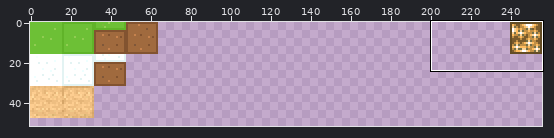
Edited in one commit: sprite sheet (assets/textures/blocks.png). The picture above shows the old version from afar; the outline marks the close-up.
Close-up. Old version:
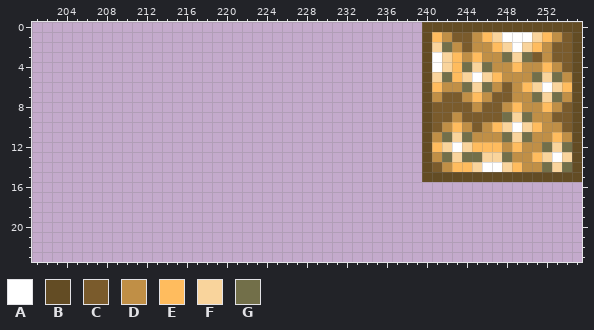
The file is 256x256 pixels. Colours within 5 levels of each other are drawn and written as one. Shown: x 201..255, y 0..23. The wide view leaves out empty margins.
Palette (. is transparent): A #ffffff  B #634c24  C #7a5b2c  D #c08f46  E #ffbc5e  F #f9d49c  G #726f49
Pixels before, first column x 240:
 0 BBBBBBBBBBBBBBBB
 1 BEDCCDEFAAAFEDCB
 2 BFGDCDDEFAFEDCCB
 3 BAFEDEDDGFGCDCCB
 4 BAFEGFGDDEDDEDCB
 5 BFGEFAFEDDDGFGDB
 6 BEDDGFGDCDEFAFEB
 7 BDCCDEDCCDDGFGDB
 8 BCCCCDCCDEDDEDCB
 9 BCCDCCCCGFGDDCCB
10 BCDEDCDEFAFEDDCB
11 BDGFGDDDGFGDDEDB
12 BEFAFEEEDEDDGFGB
13 BDGFGGFFGDDEFAFB
14 BCDEEFAAFEDDGFGB
15 BBBBBBBBBBBBBBBB
After the commit:
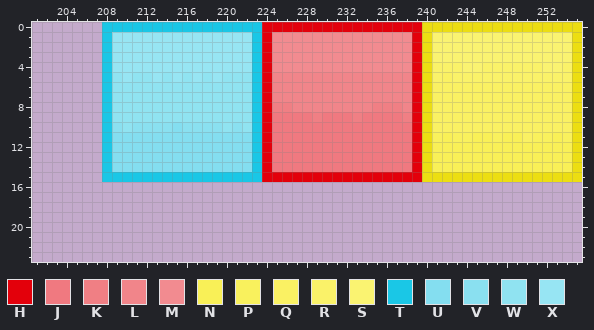
Colours new in this view: H #e3000b  J #f07980  K #f07f84  L #f1858a  M #f28b90  N #f9f057  P #f9f15d  Q #faf163  R #faf269  S #faf371  T #1ac7e6  U #84def0  V #8ae0f0  W #90e3f1  X #97e5f3
The exact change:
colour B: #634c24 -> #ecde12
Changed rows in their new state; - is a pixel that keeps its letter.
first column x 208:
 0 TTTTTTTTTTTTTTTTHHHHHHHHHHHHHHHH---------------
 1 TXXXXXXXXXXXXXXTHMMMMMMMMMMMMMMH-SSSSSSSSSSSSSS
 2 TXXXXXXXXXXXXXXTHMMMMMMMMMMMMMMH-SSSSSSSSSSSSSS
 3 TXXXXXXXXXXXXXXTHMMMMMMMMMMMMMMH-SSSSSSSSSSSSSS
 4 TXXXXXXXXXXXXXXTHMMMMMMMMMMMMMMH-RRRSSRRRRRRSSR
 5 TWXWWXWXWXWXWWWTHLLLLLLLLLLLLLLH-RQRRRRRRRRRRRR
 6 TWWWWWWWWWWWWWWTHLLLLLLLLLLLLLLH-QQQQQQQQQQQQQQ
 7 TWWWWWWWWWWWWWWTHLLLLLLLLLLLLLLH-QQQQQQQQQQQQQQ
 8 TWWWWWWWWWWWWWWTHKKLLLLLLLLKKKLH-QQQQQQQQQQQQQQ
 9 TWWWWWWWWWWWWWWTHJJJJKJJJKJJJJKH-QQQQQQQQQQQQQQ
10 TVWVVVVUVVVVWVWTHJJJJJJJJJJJJJJH-QQQQQQQQQQQQQQ
11 TUUUUUUUUUUUUUUTHJJJJJJJJJJJJJJH-PNPPNNPNNQPPNP
12 TUUUUUUUUUUUUUUTHJJJJJJJJJJJJJJH-NNNNNNNNNNNNNN
13 TUUUUUUUUUUUUUUTHJJJJJJJJJJJJJJH-NNNNNNNNNNNNNN
14 TUUUUUUUUUUUUUUTHJJJJJJJJJJJJJJH-NNNNNNNNNNNNNN
15 TTTTTTTTTTTTTTTTHHHHHHHHHHHHHHHH---------------
Changed places in both close-ups, as pixel boxes (x1, y1, x2, y2):
changed: (102, 22, 582, 182)
